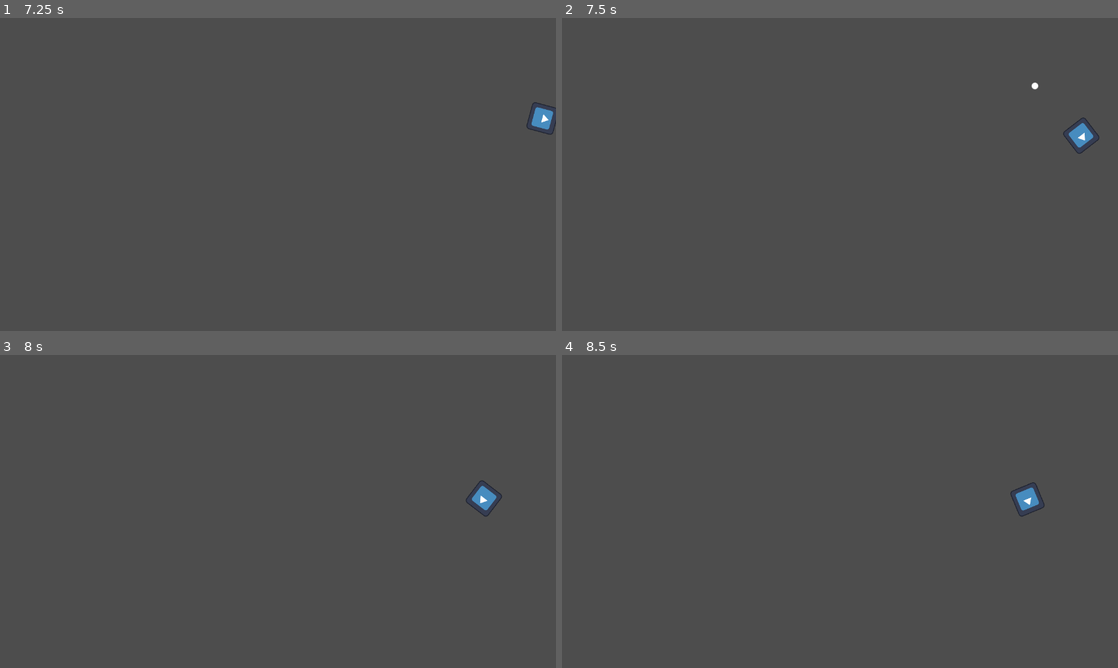
Above: before the commit, frames 1-4 (two rows, left to right).
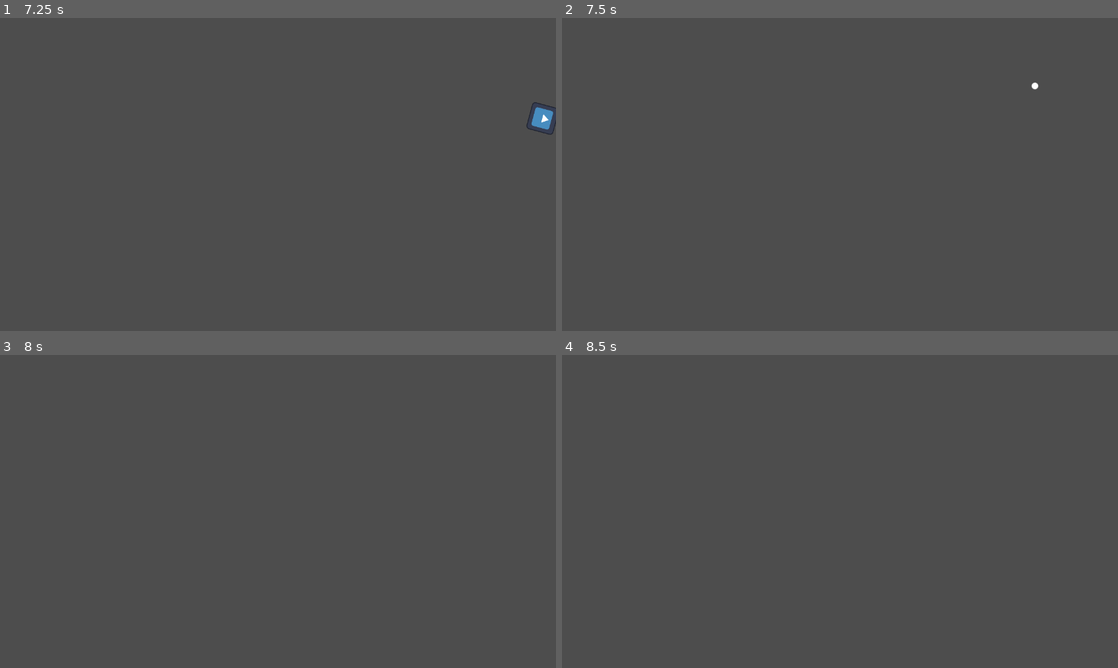
Above: after the commit, the same moments.

Repository: ElPat0x/BattleWing
Game: Godot game, scene res://Scenes/escenas_de_testeo/test_level.tscn
Same seed, same stepped clock (60 frames per second), same inputs: the game is played once before the commit and once after it. The engine's default icon, where the game draws it, is replaced by a stand-in: a white triangle on a blue panel in a dark square.
Inputs (mouse positions are in pixels of both pictures, inside the frame that each line leads up to):
- Up to frame 1 (7.25 s): tap Enter at 0.5 s; move the mouse to (400, 158) at 0.52 s; hold D (Girar_Derecha) 0.53-1.28 s; hold W (Acelerar) 0.53-1.28 s; move the mouse to (166, 190) at 1.27 s; hold A (Girar_Izquierda) 1.28-2.03 s; click (166, 190) at 1.35 s; move the mouse to (333, 105) at 2.02 s; hold W (Acelerar) 2.03-2.78 s; hold D (Girar_Derecha) 2.03-3.53 s; move the mouse to (250, 237) at 2.77 s; click (250, 237) at 2.85 s; move the mouse to (444, 221) at 3.52 s; hold W (Acelerar) 3.53-4.28 s; hold A (Girar_Izquierda) 3.53-5.78 s; move the mouse to (111, 127) at 4.27 s; click (111, 127) at 4.35 s; move the mouse to (305, 174) at 5.02 s; hold W (Acelerar) 5.03-5.78 s; move the mouse to (194, 96) at 5.77 s; hold D (Girar_Derecha) from 5.78 s (still down); click (194, 96) at 5.85 s; move the mouse to (400, 158) at 6.52 s; hold W (Acelerar) from 6.53 s (still down)
- Up to frame 2 (7.5 s): keep holding D (Girar_Derecha); move the mouse to (728, 190) at 7.27 s; release W (Acelerar) at 7.28 s; click (728, 190) at 7.35 s
- Up to frame 3 (8 s): keep holding D (Girar_Derecha)
- Up to frame 4 (8.5 s): move the mouse to (895, 442) at 8.02 s; release D (Girar_Derecha) at 8.03 s; hold A (Girar_Izquierda) from 8.03 s (still down); hold W (Acelerar) from 8.03 s (still down)

Frame 1 is identical in both runs. In frame 2, 0.3% of the frame differs, in the area x 90-97%, y 31-44%; in frame 3, 0.3%, in the area x 83-91%, y 40-52%; in frame 4, 0.3%.

Commit message:
Añadido de Vida y Hurtboxes
Completada la mecanica de vida del jugador y sus respectivas hurtboxes, al igual que las hitboxes de la bala basica

Diff:
--- a/battle-wing-project/Scenes/Objetos/bala.tscn
+++ b/battle-wing-project/Scenes/Objetos/bala.tscn
@@ -5,9 +5,9 @@
 
 [sub_resource type="CircleShape2D" id="CircleShape2D_bsw5t"]
 
-[node name="Bala" type="Area2D" unique_id=1744568399]
-collision_layer = 0
-collision_mask = 2
+[node name="Bala" type="Area2D" unique_id=1744568399 groups=["Bala"]]
+collision_layer = 2
+collision_mask = 0
 script = ExtResource("1_bsw5t")
 
 [node name="Sprite2D" type="Sprite2D" parent="." unique_id=1573267873]
--- a/battle-wing-project/Scenes/Objetos/nave.tscn
+++ b/battle-wing-project/Scenes/Objetos/nave.tscn
@@ -21,14 +21,13 @@
 [node name="CollisionShape2D" type="CollisionShape2D" parent="." unique_id=993222337]
 scale = Vector2(3, 3)
 shape = SubResource("RectangleShape2D_1inpp")
-disabled = true
 
 [node name="canion" type="Node2D" parent="." unique_id=177766570]
 position = Vector2(0, 62)
 
 [node name="Hurtbox" type="Area2D" parent="." unique_id=1696700558]
-collision_layer = 2
-collision_mask = 0
+collision_layer = 0
+collision_mask = 2
 
 [node name="CollisionShape2D" type="CollisionShape2D" parent="Hurtbox" unique_id=968677]
 position = Vector2(0, -0.5)
--- a/battle-wing-project/Scripts/nave.gd
+++ b/battle-wing-project/Scripts/nave.gd
@@ -54,14 +54,14 @@
 	vida -= 1
 	print("daño recibido")
 	print(vida)
-	if vida < 0:
+	if vida <= 0:
 		queue_free()
 		print("borrando")
 
 
 
 func _on_hurtbox_area_entered(area: Area2D) -> void:
-	if area.name == "Bala":
+	if area.is_in_group("Bala"):
 		print("He detectado una bala")
 		recibir_danio()
 	pass # Replace with function body.
--- a/battle-wing-project/project.godot
+++ b/battle-wing-project/project.godot
@@ -19,6 +19,10 @@
 
 window/size/viewport_width=1280
 window/size/viewport_height=720
+
+[global_group]
+
+Bala="Grupo para las balas"
 
 [input]
 
